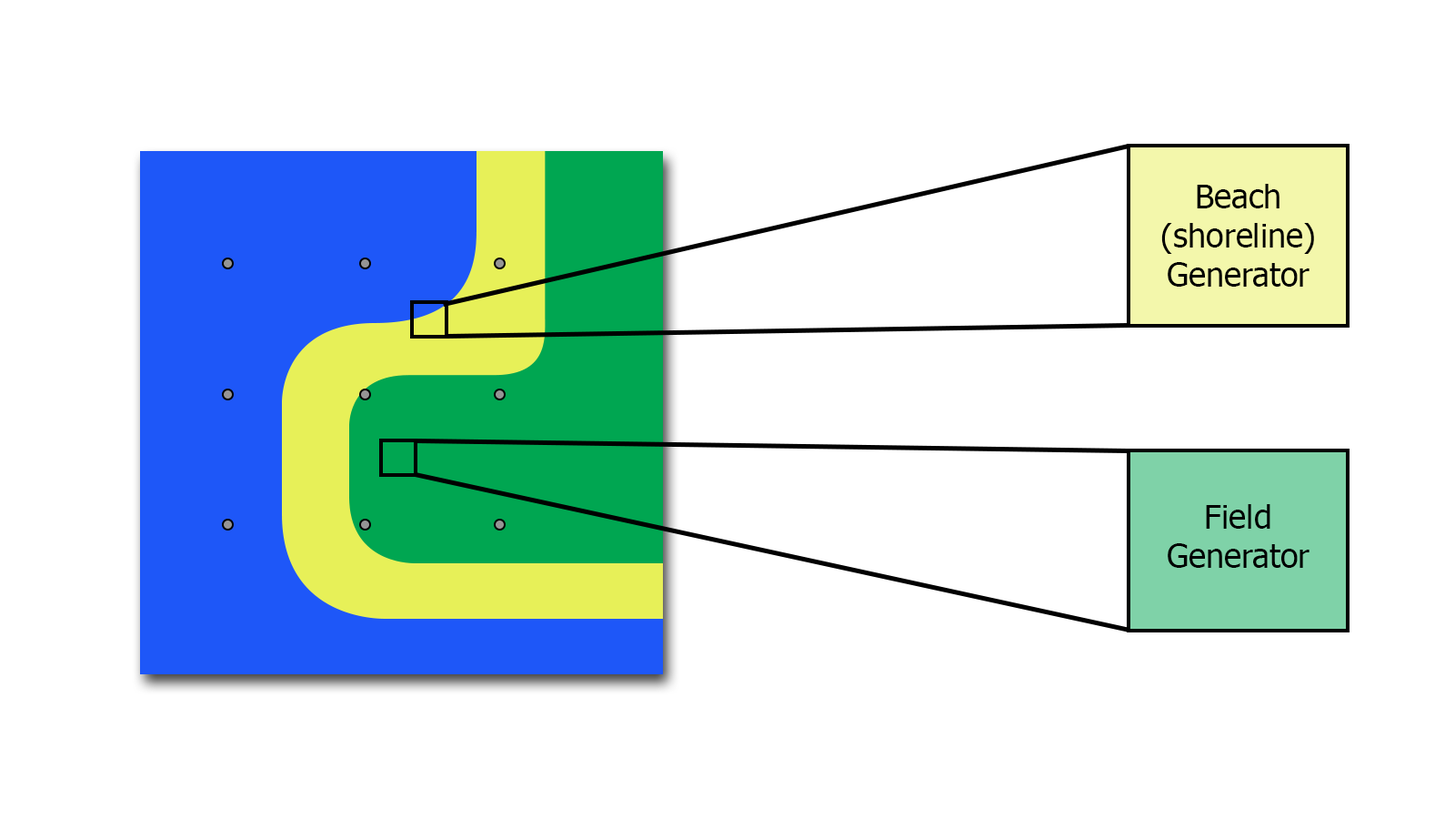
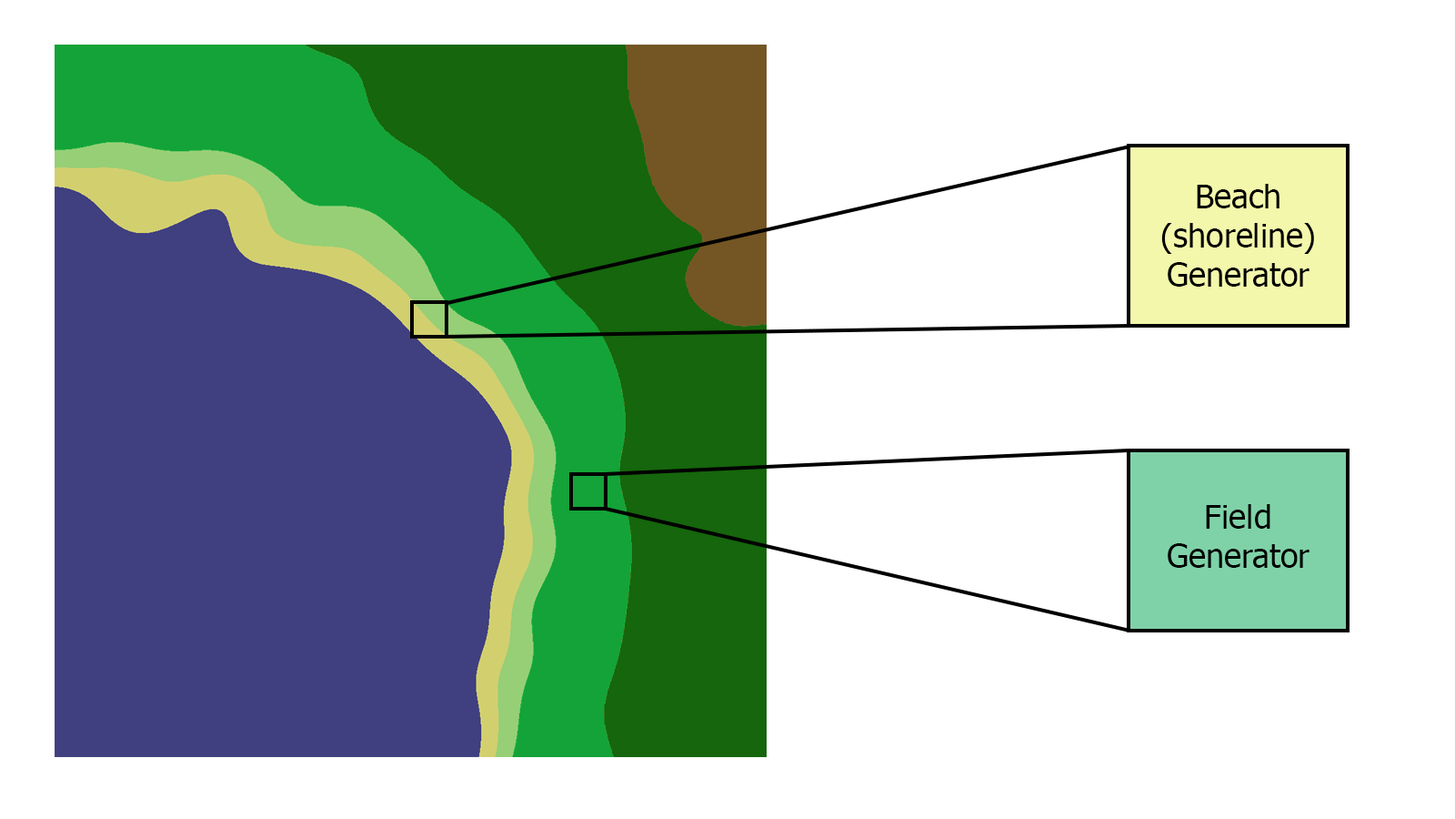
Comparing the layer stacks of the two 1455px x 819px images. Changes:
moved "Ellipse 1 copy 2" (1st of 2, in "Group 1") into group "Group 1" over (493, 518, 506, 531)
moved "Ellipse 1" into group "Group 1" over (359, 388, 372, 401)
moved "Ellipse 1 copy 3" (1st of 2, in "Group 1") into group "Group 1" over (493, 257, 506, 270)
moved "Ellipse 1 copy 4" (1st of 3, in "Group 1") into group "Group 1" over (221, 257, 234, 270)
moved "Ellipse 1 copy 4" (2nd of 3, in "Group 1") into group "Group 1" over (221, 518, 234, 531)
moved "Ellipse 1 copy 4" (3rd of 3, in "Group 1") into group "Group 1" over (221, 388, 234, 401)
moved "Ellipse 1 copy 3" (2nd of 2, in "Group 1") into group "Group 1" over (359, 257, 372, 270)
moved "Ellipse 1 copy 2" (2nd of 2, in "Group 1") into group "Group 1" over (493, 388, 506, 401)
moved "Ellipse 1 copy" into group "Group 1" over (359, 518, 372, 531)
hid "Shape 5" over (442, 143, 1127, 307)
hid "Shape 4" over (448, 322, 1129, 339)
hid "Shape 3" over (415, 438, 1127, 453)
hid "Shape 2" over (414, 472, 1127, 633)
painted on "Rectangle 2 copy" over (379, 438, 608, 511)
hid "Shape 1 copy" over (349, 150, 664, 564)
hid "Shape 1" over (281, 150, 664, 619)
hid "Rectangle 1" over (140, 150, 664, 675)
added layer "Layer 2" above "Layer 1" over (54, 44, 767, 757)
